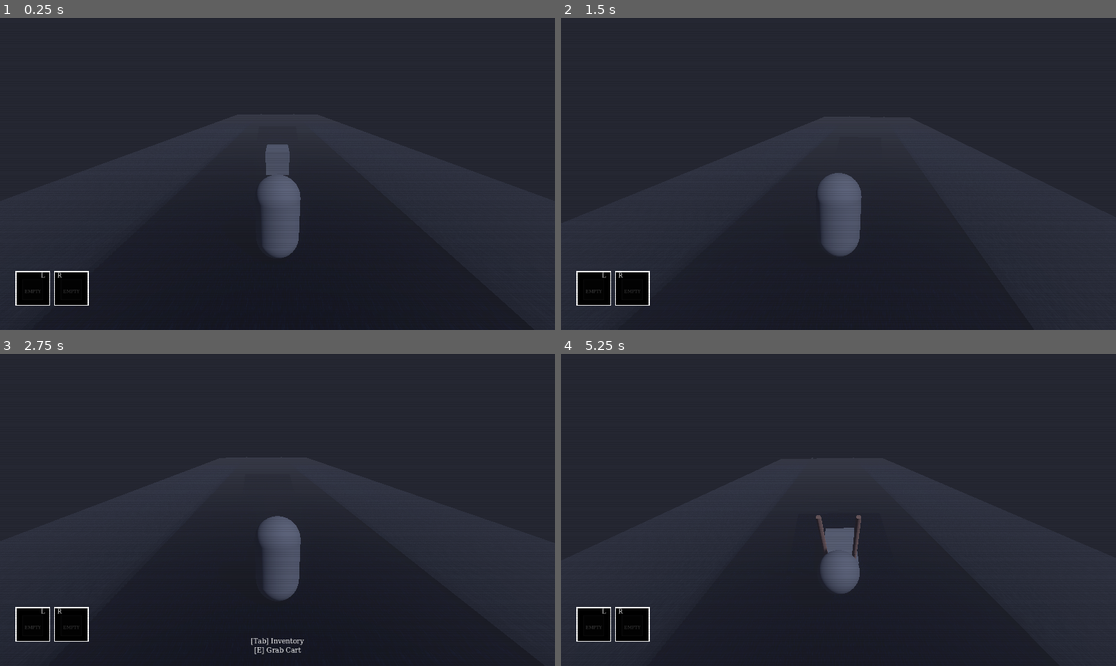
Above: before the commit, frames 1-4 (two rows, left to right).
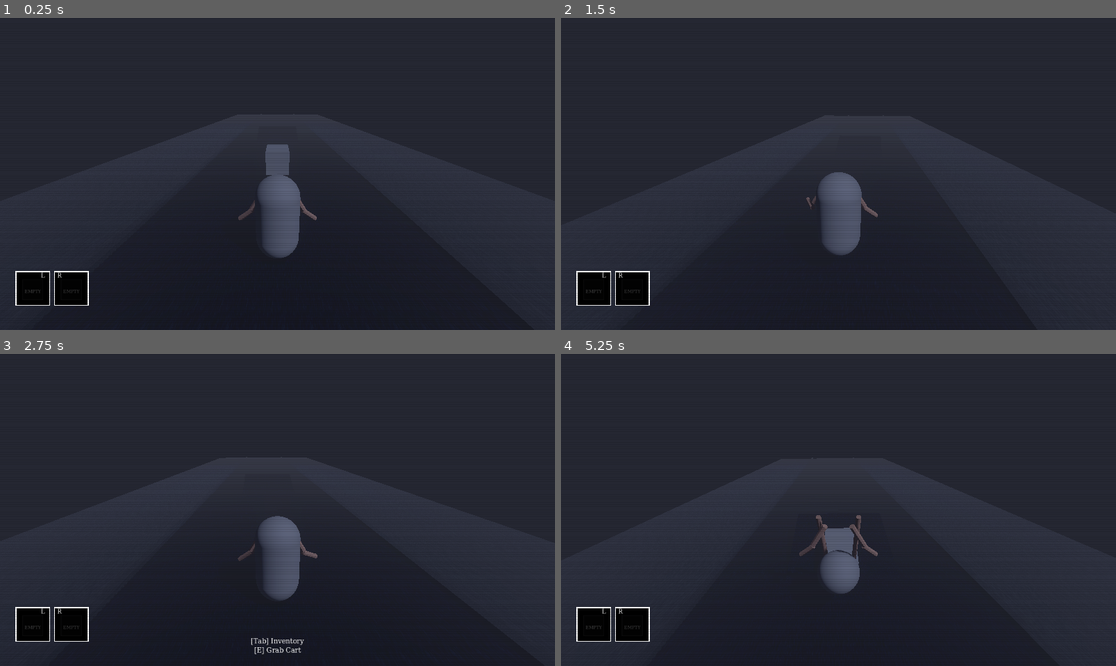
Above: after the commit, the same moments.

Repository: miles5g/paletero
Game: Godot game, scene res://world.tscn
Two runs of this game, one before a commit and one after it. Both use one fixed random seed, a clock stepped at 60 frames per second and the inputs below.
Inputs (mouse positions are in pixels of both pictures, inside the frame that each line leads up to):
- Up to frame 1 (0.25 s): no input
- Up to frame 2 (1.5 s): move the mouse to (866, 174) at 0.52 s; hold Ctrl (crouch) 0.53-1.28 s; hold W (move_forward) from 0.53 s (still down); click (866, 174) at 0.67 s; tap Space (jump) at 0.77 s; move the mouse to (810, 174) at 1.27 s; tap E (interact) at 1.35 s; click (810, 174) at 1.42 s
- Up to frame 3 (2.75 s): keep holding W (move_forward); tap Space (jump) at 1.52 s; tap Enter at 2 s; move the mouse to (288, 503) at 2.02 s; hold Shift (sprint) from 2.03 s (still down); click (288, 503) at 2.17 s
- Up to frame 4 (5.25 s): keep holding W (move_forward); move the mouse to (832, 516) at 2.77 s; release Shift (sprint) at 2.78 s; tap Ctrl (crouch) at 2.85 s; click (832, 516) at 2.92 s; tap Space (jump) at 3.02, 3.77, 4.52 s; move the mouse to (877, 513) at 3.52 s; tap E (interact) at 3.6 s; click (877, 513) at 3.67 s; move the mouse to (794, 506) at 4.27 s; tap Shift (sprint) at 4.35 s; click (794, 506) at 4.42 s; move the mouse to (844, 510) at 5.02 s; hold Ctrl (crouch) from 5.03 s (still down); click (844, 510) at 5.17 s

The runs differ from the first frame. In frame 1, 0.1% of the frame differs, in the area x 42-58%, y 58-65%; in frame 2, 0.1%; in frame 3, 0.1%; in frame 4, 0.2%, in the area x 42-58%, y 53-66%.

Commit message:
Add third-person articulated punch arms with walking bob and impact motion.
Create player-attached arm anchors and two-segment arm joints, wire mouse punches with tweened thrust and camera jitter, and animate elbow/forearm bend during walk and punch.

Co-authored-by: Cursor <cursoragent@cursor.com>

Diff:
--- a/player.gd
+++ b/player.gd
@@ -53,6 +53,17 @@
 var _held_item: PhysicalItem = null
 var _held_item_prev_layer: int = 1
 var _held_item_prev_mask: int = 1
+var _tp_left_anchor: Node3D = null
+var _tp_right_anchor: Node3D = null
+var _tp_left_base_pos: Vector3 = Vector3.ZERO
+var _tp_right_base_pos: Vector3 = Vector3.ZERO
+var _tp_bob_time: float = 0.0
+var _tp_bob_weight: float = 0.0
+var _left_punch_z: float = 0.0
+var _right_punch_z: float = 0.0
+var _left_punch_tw: Tween = null
+var _right_punch_tw: Tween = null
+var _cam_jitter_tw: Tween = null
 
 func _ready() -> void:
 	Input.mouse_mode = Input.MOUSE_MODE_CAPTURED
@@ -69,6 +80,91 @@
 	if _collision_shape and _collision_shape.shape is CapsuleShape3D:
 		_capsule_shape = _collision_shape.shape
 		_stand_shape_height = _capsule_shape.height
+	_setup_third_person_arms()
+
+func _setup_third_person_arms() -> void:
+	if _camera == null:
+		return
+	_tp_left_anchor = get_node_or_null("LeftArmAnchor") as Node3D
+	if _tp_left_anchor == null:
+		_tp_left_anchor = Node3D.new()
+		_tp_left_anchor.name = "LeftArmAnchor"
+		add_child(_tp_left_anchor)
+	_tp_right_anchor = get_node_or_null("RightArmAnchor") as Node3D
+	if _tp_right_anchor == null:
+		_tp_right_anchor = Node3D.new()
+		_tp_right_anchor.name = "RightArmAnchor"
+		add_child(_tp_right_anchor)
+
+	# Shoulder-ish anchors in third-person space (relative to the player CharacterBody3D origin).
+	_tp_left_base_pos = Vector3(-0.42, 0.78, 0.12)
+	_tp_right_base_pos = Vector3(0.42, 0.78, 0.12)
+	_tp_left_anchor.position = _tp_left_base_pos
+	_tp_right_anchor.position = _tp_right_base_pos
+
+	_ensure_third_person_arm_mesh(_tp_left_anchor, "LeftArmMesh", -1.0)
+	_ensure_third_person_arm_mesh(_tp_right_anchor, "RightArmMesh", 1.0)
+
+func _ensure_third_person_arm_mesh(anchor: Node3D, mesh_name: String, side: float) -> void:
+	if anchor == null:
+		return
+	# Keep the original LeftArmMesh/RightArmMesh segment's placement,
+	# then extend it with a forearm that continues from the lower end.
+	var upper := anchor.get_node_or_null(mesh_name) as CSGCylinder3D
+	if upper == null:
+		upper = CSGCylinder3D.new()
+		upper.name = mesh_name
+		anchor.add_child(upper)
+
+	# Original-ish segment sizing (this is what you previously perceived as the "real" arm).
+	upper.radius = 0.06
+	upper.height = 0.62
+	upper.sides = 8
+	upper.smooth_faces = false
+	upper.position = Vector3(0.0, -0.28, 0.0)
+	upper.rotation_degrees = Vector3(16.0, 0.0, 28.0 * side)
+	upper.material = StandardMaterial3D.new()
+	var upper_mat := upper.material as StandardMaterial3D
+	if upper_mat != null:
+		upper_mat.albedo_color = Color(0.72, 0.54, 0.44)
+		upper_mat.roughness = 0.92
+
+	# Forearm segment starts from the actual upper-arm tip by parenting elbow to upper.
+	var elbow_name := "%sElbow" % mesh_name
+	var elbow := upper.get_node_or_null(elbow_name) as Node3D
+	if elbow == null:
+		var old_elbow := anchor.get_node_or_null(elbow_name) as Node3D
+		if old_elbow != null:
+			elbow = old_elbow
+			elbow.reparent(upper)
+		else:
+			elbow = Node3D.new()
+			elbow.name = elbow_name
+			upper.add_child(elbow)
+	elbow.position = Vector3(0.0, -upper.height * 0.5, 0.0)
+	elbow.rotation_degrees = Vector3.ZERO
+
+	var forearm_name := "%sForearm" % mesh_name
+	var forearm := elbow.get_node_or_null(forearm_name) as CSGCylinder3D
+	if forearm == null:
+		forearm = CSGCylinder3D.new()
+		forearm.name = forearm_name
+		elbow.add_child(forearm)
+
+	# Extra length beyond the original arm.
+	var forearm_height := 0.52
+	forearm.radius = 0.055
+	forearm.height = forearm_height
+	forearm.sides = 8
+	forearm.smooth_faces = false
+	# Cylinder is centered, so center it halfway down from the elbow pivot.
+	forearm.position = Vector3(0.0, -forearm_height * 0.5, 0.0)
+	forearm.rotation_degrees = Vector3(0.0, 0.0, 0.0)
+	forearm.material = StandardMaterial3D.new()
+	var forearm_mat := forearm.material as StandardMaterial3D
+	if forearm_mat != null:
+		forearm_mat.albedo_color = Color(0.72, 0.54, 0.44)
+		forearm_mat.roughness = 0.92
 
 func _unhandled_input(event: InputEvent) -> void:
 	if event.is_action_pressed("ui_cancel"):
@@ -82,6 +178,13 @@
 		if Input.mouse_mode != Input.MOUSE_MODE_CAPTURED:
 			Input.mouse_mode = Input.MOUSE_MODE_CAPTURED
 			return
+		if not _is_inventory_menu_open():
+			punch_left()
+		return
+	if event is InputEventMouseButton and event.button_index == MOUSE_BUTTON_RIGHT and event.pressed:
+		if Input.mouse_mode == Input.MOUSE_MODE_CAPTURED and not _is_inventory_menu_open():
+			punch_right()
+		return
 	if event is InputEventMouseMotion and Input.mouse_mode == Input.MOUSE_MODE_CAPTURED and _camera and not _is_inventory_menu_open():
 		rotate_y(-event.relative.x * mouse_sensitivity)
 		_camera.rotate_object_local(Vector3.RIGHT, -event.relative.y * mouse_sensitivity)
@@ -125,6 +228,7 @@
 		velocity.z = move_toward(velocity.z, 0, move_speed)
 
 	move_and_slide()
+	_update_third_person_arms(delta, input_dir.length() > 0.01 and is_on_floor())
 	_update_held_item_transform()
 
 	if is_pushing and current_cart != null:
@@ -139,6 +243,96 @@
 		if body is RigidBody3D and (not is_pushing or body != current_cart):
 			var force_dir = -collision.get_normal()
 			body.apply_central_impulse(force_dir * velocity.length() * push_force)
+
+func _update_third_person_arms(delta: float, moving: bool) -> void:
+	if _tp_left_anchor == null or _tp_right_anchor == null:
+		return
+	var target_weight := 1.0 if moving else 0.0
+	_tp_bob_weight = lerpf(_tp_bob_weight, target_weight, minf(1.0, delta * 8.0))
+	_tp_bob_time += delta * (8.6 + velocity.length() * 0.5)
+	var bob_y := sin(_tp_bob_time) * 0.02 * _tp_bob_weight
+	_tp_left_anchor.position = _tp_left_base_pos + Vector3(0.0, bob_y, _left_punch_z)
+	_tp_right_anchor.position = _tp_right_base_pos + Vector3(0.0, bob_y, _right_punch_z)
+	var left_punch_amt := clampf(-_left_punch_z / 0.19, 0.0, 1.0)
+	var right_punch_amt := clampf(-_right_punch_z / 0.19, 0.0, 1.0)
+	_update_arm_joint_chain(_tp_left_anchor, "LeftArmMesh", -1.0, left_punch_amt)
+	_update_arm_joint_chain(_tp_right_anchor, "RightArmMesh", 1.0, right_punch_amt)
+
+func _update_arm_joint_chain(anchor: Node3D, mesh_name: String, side: float, punch_amt: float) -> void:
+	if anchor == null:
+		return
+	var upper := anchor.get_node_or_null(mesh_name) as CSGCylinder3D
+	if upper == null:
+		return
+	var elbow := upper.get_node_or_null("%sElbow" % mesh_name) as Node3D
+	if elbow == null:
+		return
+	var forearm := elbow.get_node_or_null("%sForearm" % mesh_name) as CSGCylinder3D
+	if forearm == null:
+		return
+	# Walking bend: subtle rhythm. Punch bend: stronger forward snap.
+	var walk_wave := sin(_tp_bob_time + (0.7 * side)) * _tp_bob_weight
+	var elbow_pitch := 8.0 + walk_wave * 6.0 + punch_amt * 28.0
+	var elbow_roll := side * (8.0 + walk_wave * 3.0 - punch_amt * 2.0)
+	elbow.rotation_degrees = Vector3(elbow_pitch, 0.0, elbow_roll)
+	var forearm_pitch := 4.0 + walk_wave * 5.0 + punch_amt * 24.0
+	var forearm_roll := side * (4.0 + walk_wave * 2.0)
+	forearm.rotation_degrees = Vector3(forearm_pitch, 0.0, forearm_roll)
+
+func _hands_empty_for_punch() -> bool:
+	# Gameplay truth: we only have one physical held item, so “hands empty” == no held item.
+	if _held_item != null and is_instance_valid(_held_item):
+		return false
+	return true
+
+func _can_punch() -> bool:
+	if _is_inventory_menu_open():
+		return false
+	if Input.mouse_mode != Input.MOUSE_MODE_CAPTURED:
+		return false
+	if is_pushing:
+		return false
+	return _hands_empty_for_punch()
+
+func _apply_punch_camera_jitter(side: float) -> void:
+	if _camera == null:
+		return
+	if _cam_jitter_tw != null and _cam_jitter_tw.is_valid():
+		_cam_jitter_tw.kill()
+	var base_rot := _camera.rotation_degrees
+	var jitter := Vector3(randf_range(-0.35, -0.18), 0.0, side * randf_range(0.5, 1.0))
+	_cam_jitter_tw = create_tween()
+	_cam_jitter_tw.set_trans(Tween.TRANS_SINE)
+	_cam_jitter_tw.set_ease(Tween.EASE_OUT)
+	_cam_jitter_tw.tween_property(_camera, "rotation_degrees", base_rot + jitter, 0.035)
+	_cam_jitter_tw.set_ease(Tween.EASE_IN)
+	_cam_jitter_tw.tween_property(_camera, "rotation_degrees", base_rot, 0.07)
+
+func punch_left() -> void:
+	if not _can_punch():
+		return
+	if _left_punch_tw != null and _left_punch_tw.is_valid():
+		_left_punch_tw.kill()
+	_left_punch_tw = create_tween()
+	_left_punch_tw.set_trans(Tween.TRANS_SINE)
+	_left_punch_tw.set_ease(Tween.EASE_OUT)
+	_left_punch_tw.tween_property(self, "_left_punch_z", -0.19, 0.055)
+	_left_punch_tw.set_ease(Tween.EASE_IN)
+	_left_punch_tw.tween_property(self, "_left_punch_z", 0.0, 0.09)
+	_apply_punch_camera_jitter(-1.0)
+
+func punch_right() -> void:
+	if not _can_punch():
+		return
+	if _right_punch_tw != null and _right_punch_tw.is_valid():
+		_right_punch_tw.kill()
+	_right_punch_tw = create_tween()
+	_right_punch_tw.set_trans(Tween.TRANS_SINE)
+	_right_punch_tw.set_ease(Tween.EASE_OUT)
+	_right_punch_tw.tween_property(self, "_right_punch_z", -0.19, 0.055)
+	_right_punch_tw.set_ease(Tween.EASE_IN)
+	_right_punch_tw.tween_property(self, "_right_punch_z", 0.0, 0.09)
+	_apply_punch_camera_jitter(1.0)
 
 func _interact() -> void:
 	if _held_item != null:
